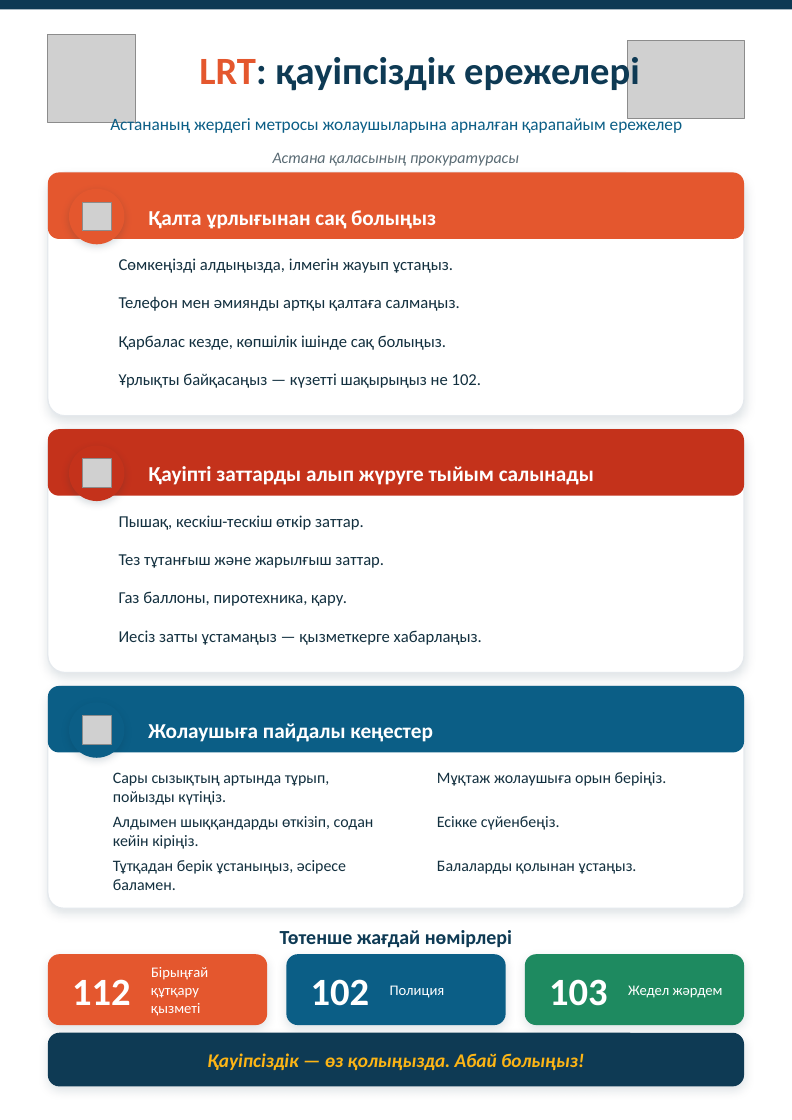
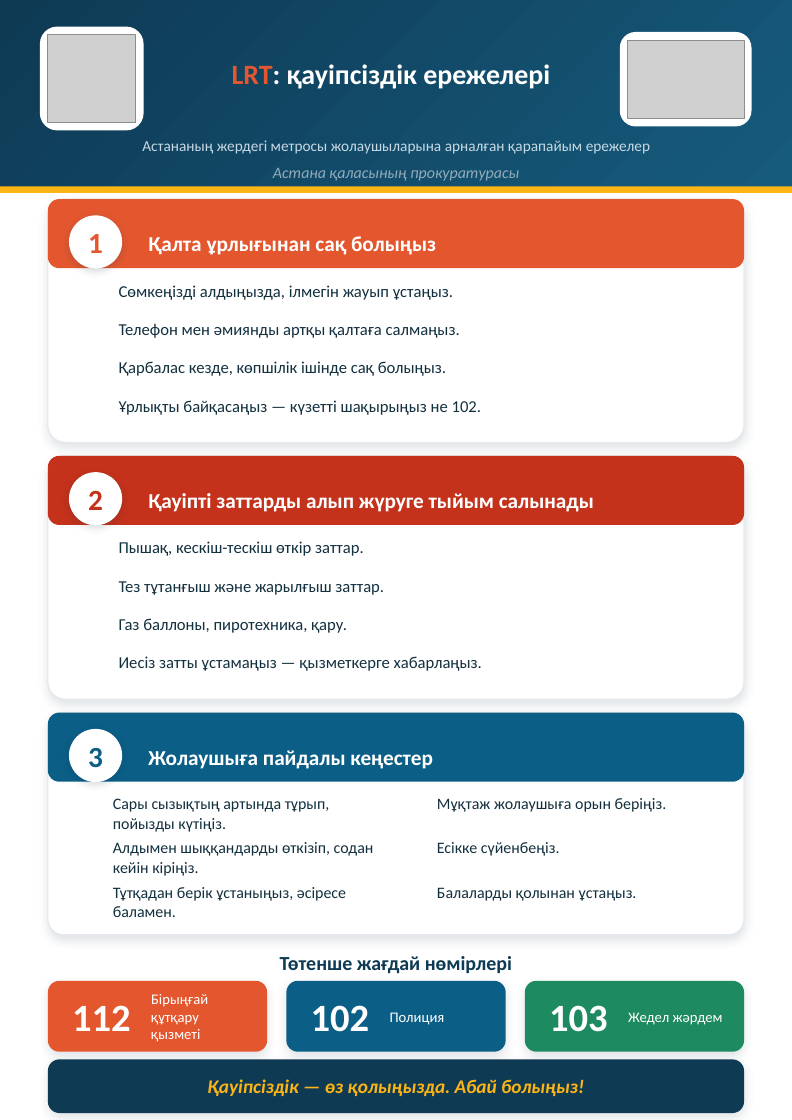
Before and after one commit to aoobakirov/board-presentation, a slide deck: slide 2 of lrt-poster/LRT_safety_poster_FINAL.pptx. Drawn at 792x1120 pixels with LibreOffice and Linux fonts; fonts in the diff are those of the drawing; grey boxes stand for pictures; background and template pictures are left out. Boxes give left, top, right and bottom in pixels: in the first picture for what was removed or moved away, otherwise in the second. Text is boxed around its words. In the diff, an @@ line names an element or a change of style, - is before the commit and + after.

Commit message:
LRT poster: bold poster redesign (navy gradient hero + numbered bands)
- Navy gradient hero with gold accent rule, white logo chips, big orange "LRT"
  wordmark, one-line title (RU + KZ), full-width subtitle/issuer
- Section blocks: clean white cards with solid colored header bands and large
  numbered badges (1/2/3)
- Kazakh translation completed; ЛРТ latinized to LRT
- Built with an in-repo approximate PPTX->PNG renderer (work/render.py) to
  design visually since LibreOffice can't run here; previews refreshed

```diff
--- a/lrt-poster/LRT_safety_poster_FINAL.pptx
+++ b/lrt-poster/LRT_safety_poster_FINAL.pptx
@@ rectangle: place and size @@
-rectangle at box(0, 0, 792, 10)
+rectangle at box(0, 0, 792, 186)
@@ rectangle at box(0, 0, 792, 186): fill #0E3A54 to gradient #0E3A54 to #165A7C @@
@@ rounded rectangle added at box(40, 27, 144, 130), fill #FFFFFF @@
@@ text "LRT: қауіпсіздік ережелері": place and size @@
-text "LRT: қауіпсіздік ережелері" at box(199, 52, 640, 94)
+text "LRT: қауіпсіздік ережелері" at box(232, 64, 550, 89)
@@ text "LRT: қауіпсіздік ережелері" at box(232, 64, 550, 89): size 29 to 21 pt; text colour #0E3A54 to #FFFFFF in "LRT: қауіпсіздік ережелері" @@
@@ rounded rectangle added at box(620, 32, 752, 126), fill #FFFFFF @@
@@ text "Астананың жердегі метросы жолаушыларына арналған ...": place and size @@
-text "Астананың жердегі метросы жолаушыларына арналған ..." at box(110, 116, 682, 133)
+text "Астананың жердегі метросы жолаушыларына арналған ..." at box(142, 140, 650, 154)
@@ text "Астананың жердегі метросы жолаушыларына арналған ..." at box(142, 140, 650, 154): size 13 to 11.5 pt, text colour #0B5E86 to #C6D8E4 @@
@@ text "Астана қаласының прокуратурасы": place and size @@
-text "Астана қаласының прокуратурасы" at box(273, 153, 519, 166)
+text "Астана қаласының прокуратурасы" at box(273, 168, 519, 181)
@@ text "Астана қаласының прокуратурасы" at box(273, 168, 519, 181): text colour #5A6B74 to #93ABBA @@
@@ rectangle added at box(0, 186, 792, 192), fill #FDB515 @@
@@ picture removed at box(82, 202, 111, 231) @@
@@ ellipse "1" at box(69, 215, 123, 269): fill #E4572E to #FFFFFF @@
@@ text in ellipse at box(88, 234, 103, 253): text added @@
+1
@@ ellipse "2" at box(69, 472, 123, 526): fill #C4321B to #FFFFFF @@
@@ picture removed at box(82, 459, 111, 487) @@
@@ text in ellipse at box(88, 491, 103, 510): text added @@
+2
@@ picture removed at box(82, 715, 111, 744) @@
@@ 25 texts, 10 rounded rectangles, 3 ellipses: place and size @@
-25 texts, 10 rounded rectangles, 3 ellipses at box(48, 172, 744, 1086)
+25 texts, 10 rounded rectangles, 3 ellipses at box(48, 199, 744, 1113)
@@ ellipse "3" at box(69, 729, 123, 782): fill #0B5E86 to #FFFFFF @@
@@ text in ellipse at box(88, 748, 103, 768): text added @@
+3
```
Also in this commit, not shown: 1 other slide changed, 3 other files.
